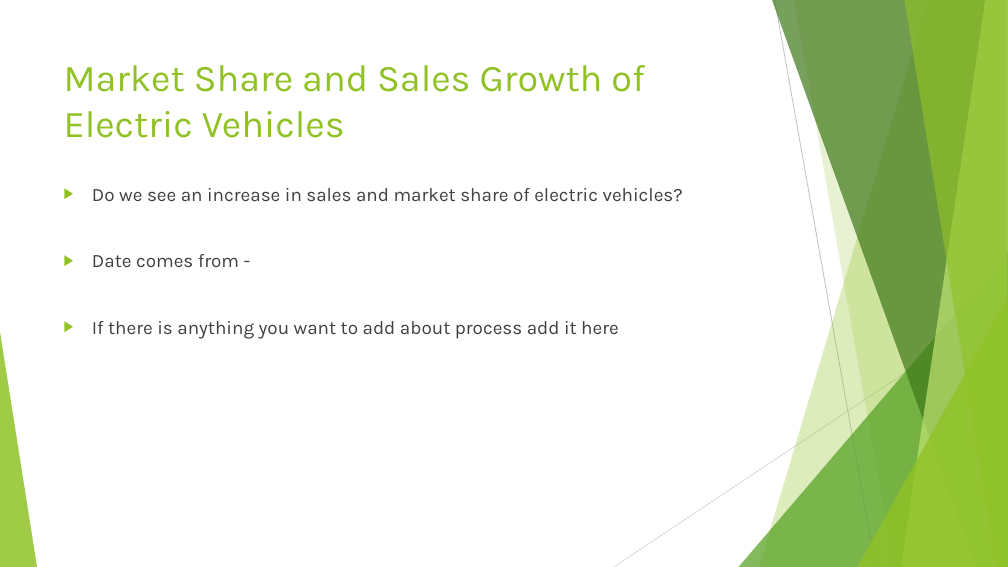
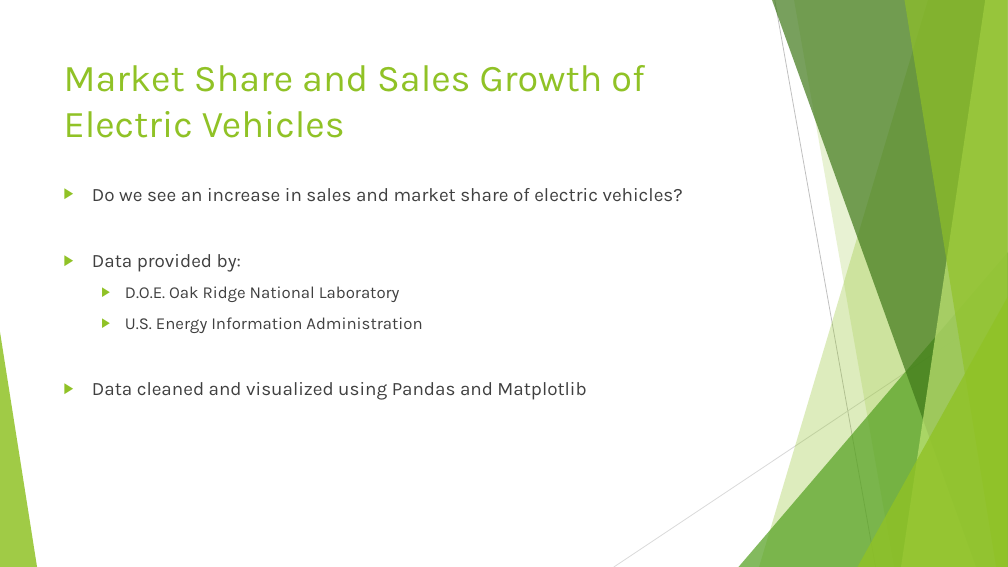
Before and after one commit to Barbara-Gordon/Team9, a slide deck: slide 4 of Presentation1.pptx. Drawn at 1008x567 pixels with LibreOffice and Linux fonts; fonts in the diff are those of the drawing. Boxes give left, top, right and bottom in pixels: in the first picture for what was removed or moved away, otherwise in the second. Text is boxed around its words. In the diff, an @@ line names an element or a change of style, - is before the commit and + after.

```diff
--- a/Presentation1.pptx
+++ b/Presentation1.pptx
@@ text at (92,254,586,400): text changed; size 18 to 16 pt @@
-▶ Date comes from -
-▶ If there is anything you want to add about process add it here
+▶ Data provided by:
+  ▶ D.O.E. Oak Ridge National Laboratory
+  ▶ U.S. Energy Information Administration
+▶ Data cleaned and visualized using Pandas and Matplotlib
```
Also in this commit, not shown: 2 other slides changed.
